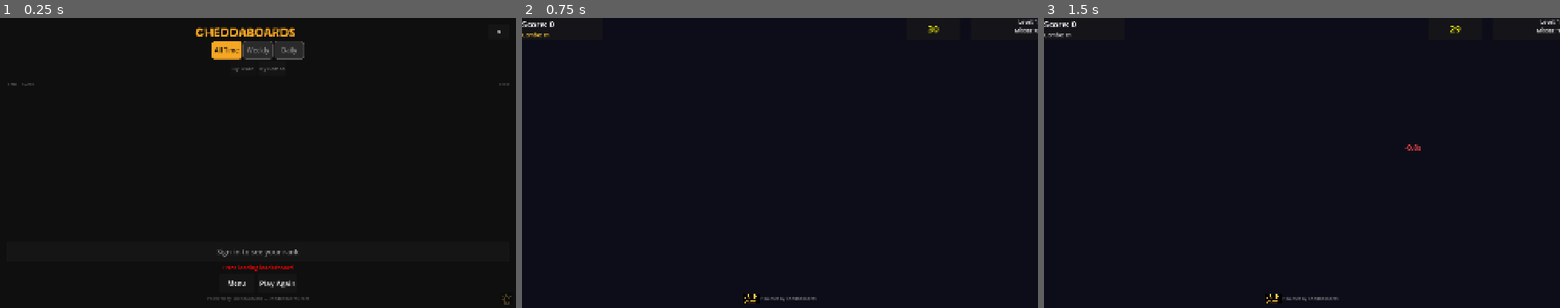
Above: before the commit, frames 1-3 (left to right).
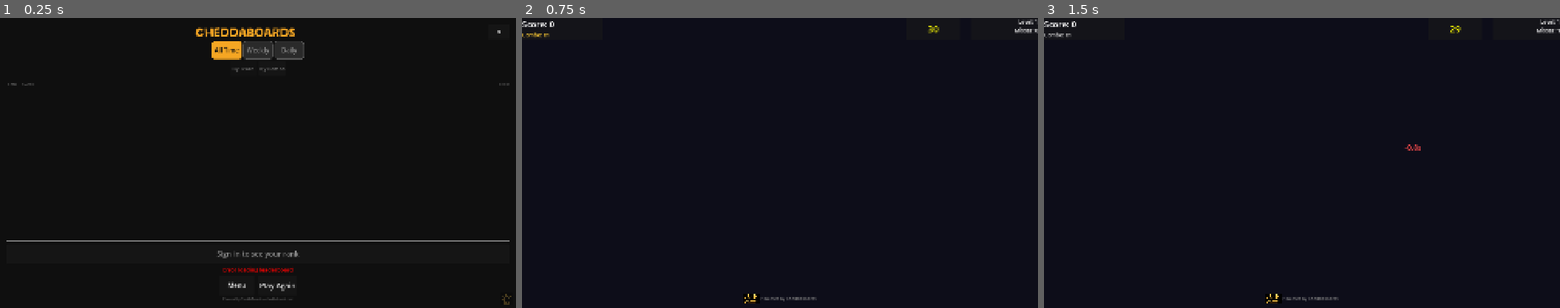
Above: after the commit, the same moments.

Repository: cheddatech/CheddaBoards-Godot
Game: Godot game, scene res://scenes/Leaderboard.tscn
Same seed, same stepped clock (60 frames per second), same inputs: the game is played once before the commit and once after it. This scene is started directly instead of the project's main scene.
Inputs (mouse positions are in pixels of both pictures, inside the frame that each line leads up to):
- Up to frame 1 (0.25 s): no input
- Up to frame 2 (0.75 s): click "Play Again" at 0.5 s
- Up to frame 3 (1.5 s): tap Enter at 1.25 s; move the mouse to (1415, 148) at 1.27 s; click (1415, 148) at 1.42 s

The runs differ from the first frame. In frame 1, 1.1% of the frame differs, in the area x 1-99%, y 76-98%; in frame 2, nothing differs; in frame 3, nothing differs.

Commit message:
Update Leaderboard.gd

Diff:
--- a/scripts/Leaderboard.gd
+++ b/scripts/Leaderboard.gd
@@ -1,7 +1,22 @@
-# Leaderboard.gd v2.0.0
+# Leaderboard.gd v2.0.1
 # Redesigned leaderboard showcasing CheddaBoards features
 # Tabs: All Time | Weekly | Daily with archive dropdown for timed scoreboards
 # https://github.com/cheddatech/CheddaBoards-Godot
+#
+# v2.0.1: Mobile fixes.
+#         - Layout rule on phones: the chrome (title, tabs, archive/sort,
+#           rank panel, buttons) must FIT the screen; the entries list -
+#           the only flexible element - takes whatever height remains.
+#           Chrome is compacted hard on mobile: the sort buttons merge
+#           into the archive row (saves a full row), the "Period:" label
+#           hides, every fixed-height element slims down, and section
+#           gaps tighten. Entry rows are display-only so they drop from
+#           touch-target height (44) to 32 with smaller fonts - more
+#           scores visible in less space.
+#         - Safe-area insets: Godot renders INTO the Android/iOS display
+#           cutout / status bar and insets nothing, so the header sat
+#           under the notch - visible but unreachable. Margins now grow
+#           by the reported safe-area inset (re-applied on rotation).
 #
 # ============================================================
 # SETUP
@@ -159,6 +174,9 @@
 
 func _ready():
 	_scale_ui()
+	_apply_safe_area()
+	# Rotation / resize moves the cutout - re-apply
+	get_tree().root.size_changed.connect(_apply_safe_area)
 
 	# Wait for CheddaBoards
 	if not CheddaBoards.is_ready():
@@ -201,7 +219,7 @@
 
 	_setup_auto_refresh()
 
-	print("[Leaderboard] v2.0.0 initialized (Mobile: %s, Scale: %.2f)" % [MobileUI.is_mobile, MobileUI.ui_scale])
+	print("[Leaderboard] v2.0.1 initialized (Mobile: %s, Scale: %.2f)" % [MobileUI.is_mobile, MobileUI.ui_scale])
 
 # ============================================================
 # UI SCALING
@@ -237,6 +255,72 @@
 	# Nav buttons
 	MobileUI.scale_button(back_button, 16, 44)
 	MobileUI.scale_button(play_again_button, 18, 48)
+
+	# --- Mobile: chrome must fit the screen, entries take the rest ---
+	# Everything around LeaderboardScroll is fixed-height, so it has to
+	# fit inside the screen (incl. safe area) or the top/bottom become
+	# unreachable. Compact it hard; the entries area (the only flexible
+	# element) gets whatever height remains, with a small guard minimum.
+	if MobileUI.is_mobile:
+		# Merge the sort buttons into the archive row - saves a full row.
+		# Guarded so a repeat _scale_ui call can't re-reparent.
+		if sort_row and archive_row and sort_score_btn.get_parent() != archive_row:
+			for btn in [sort_score_btn, sort_streak_btn]:
+				btn.get_parent().remove_child(btn)
+				archive_row.add_child(btn)
+			sort_row.visible = false
+			if archive_label:
+				archive_label.visible = false  # dropdown is self-evident
+		# Slim every fixed-height element
+		MobileUI.scale_label(title_label, 20)
+		MobileUI.scale_button(refresh_button, 12, 32)
+		for tab_btn in [tab_all_time, tab_weekly, tab_daily]:
+			MobileUI.scale_button(tab_btn, 14, 40)
+		archive_dropdown.custom_minimum_size = Vector2(MobileUI.get_size(120), MobileUI.get_touch_size(40))
+		MobileUI.scale_button(sort_score_btn, 12, 40)
+		MobileUI.scale_button(sort_streak_btn, 12, 40)
+		MobileUI.scale_label(your_rank_label, 15)
+		if your_rank_panel:
+			your_rank_panel.custom_minimum_size.y = MobileUI.get_size(38)
+		MobileUI.scale_button(back_button, 14, 42)
+		MobileUI.scale_button(play_again_button, 15, 44)
+		if powered_label:
+			powered_label.add_theme_font_size_override("font_size", MobileUI.get_font_size(9))
+		# Tighten vertical gaps between sections
+		var vbox = margin_container.get_node_or_null("VBox")
+		if vbox:
+			vbox.add_theme_constant_override("separation", 6)
+			var header = vbox.get_node_or_null("HeaderContainer")
+			if header:
+				header.add_theme_constant_override("separation", 5)
+		# Small guard so the list never fully vanishes; otherwise it
+		# simply takes all remaining height
+		leaderboard_scroll.custom_minimum_size.y = MobileUI.get_size(100)
+
+func _apply_safe_area():
+	"""Keep the header (and footer) out of the phone's display cutout,
+	status bar, and gesture areas. Godot renders fullscreen INTO the
+	cutout on Android/iOS and insets nothing automatically, so the top
+	of the UI can sit under the notch - visible but unreachable.
+	Adds the safe-area inset on top of the scaled base margins;
+	safe to call repeatedly (margins are set, not accumulated)."""
+	if not (OS.has_feature("android") or OS.has_feature("ios")):
+		return
+	if not margin_container:
+		return
+	var safe: Rect2i = DisplayServer.get_display_safe_area()
+	var win: Vector2i = DisplayServer.window_get_size()
+	if win.x <= 0 or win.y <= 0:
+		return
+	# Screen px -> canvas units (accounts for viewport stretch scaling)
+	var canvas: Vector2 = get_viewport().get_visible_rect().size
+	var kx: float = canvas.x / float(win.x)
+	var ky: float = canvas.y / float(win.y)
+	var base: int = MobileUI.get_size(16)  # same base _scale_ui uses
+	margin_container.add_theme_constant_override("margin_top", base + int(round(safe.position.y * ky)))
+	margin_container.add_theme_constant_override("margin_left", base + int(round(safe.position.x * kx)))
+	margin_container.add_theme_constant_override("margin_right", base + int(round((win.x - safe.end.x) * kx)))
+	margin_container.add_theme_constant_override("margin_bottom", base + int(round((win.y - safe.end.y) * ky)))
 
 	# Powered by
 	MobileUI.scale_label(powered_label, 11)
@@ -618,9 +702,12 @@
 
 	var is_current_player = (nickname == current_player_nickname) and current_player_nickname != "" and not viewing_archive
 
-	# Entry container
+	# Entry container. Rows are display-only (not tappable), so on
+	# mobile they don't need touch-target height - smaller rows mean
+	# more scores visible in the reduced list area.
 	var entry_container = PanelContainer.new()
-	entry_container.custom_minimum_size = Vector2(0, MobileUI.get_touch_size(44))
+	var row_height = MobileUI.get_size(32) if MobileUI.is_mobile else MobileUI.get_touch_size(44)
+	entry_container.custom_minimum_size = Vector2(0, row_height)
 
 	# Row styling
 	var stylebox = StyleBoxFlat.new()
@@ -657,9 +744,10 @@
 	margin.add_child(hbox)
 
 	# Rank
+	var row_font = MobileUI.get_font_size(14) if MobileUI.is_mobile else MobileUI.get_font_size(18)
 	var rank_label = Label.new()
-	rank_label.custom_minimum_size = Vector2(MobileUI.get_size(44), 0)
-	rank_label.add_theme_font_size_override("font_size", MobileUI.get_font_size(18))
+	rank_label.custom_minimum_size = Vector2(MobileUI.get_size(36 if MobileUI.is_mobile else 44), 0)
+	rank_label.add_theme_font_size_override("font_size", row_font)
 	rank_label.horizontal_alignment = HORIZONTAL_ALIGNMENT_RIGHT
 
 	match rank:
@@ -682,7 +770,7 @@
 	var name_label = Label.new()
 	name_label.text = nickname
 	name_label.size_flags_horizontal = Control.SIZE_EXPAND_FILL
-	name_label.add_theme_font_size_override("font_size", MobileUI.get_font_size(18))
+	name_label.add_theme_font_size_override("font_size", row_font)
 	name_label.add_theme_color_override("font_color", Color.WHITE if is_current_player else COLOR_TEXT)
 	name_label.clip_text = true
 	hbox.add_child(name_label)
@@ -694,8 +782,8 @@
 	else:
 		value_label.text = _format_score(score)
 	value_label.horizontal_alignment = HORIZONTAL_ALIGNMENT_RIGHT
-	value_label.custom_minimum_size = Vector2(MobileUI.get_size(90), 0)
-	value_label.add_theme_font_size_override("font_size", MobileUI.get_font_size(18))
+	value_label.custom_minimum_size = Vector2(MobileUI.get_size(72 if MobileUI.is_mobile else 90), 0)
+	value_label.add_theme_font_size_override("font_size", row_font)
 	value_label.add_theme_color_override("font_color", COLOR_ACCENT if rank <= 3 else COLOR_TEXT)
 	hbox.add_child(value_label)
 
